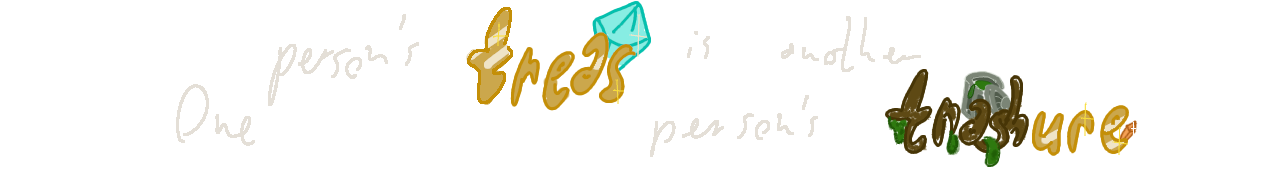
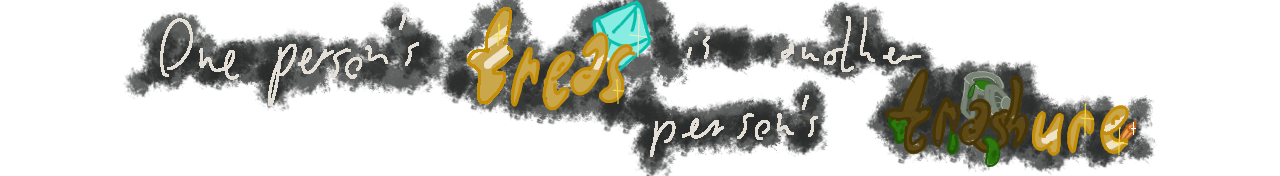
Layers edited between the first and the second 1280×176 image:
painted on "text" over [160, 18, 255, 146]
added layer "bg" above "fg2" over [121, 0, 1159, 176]
